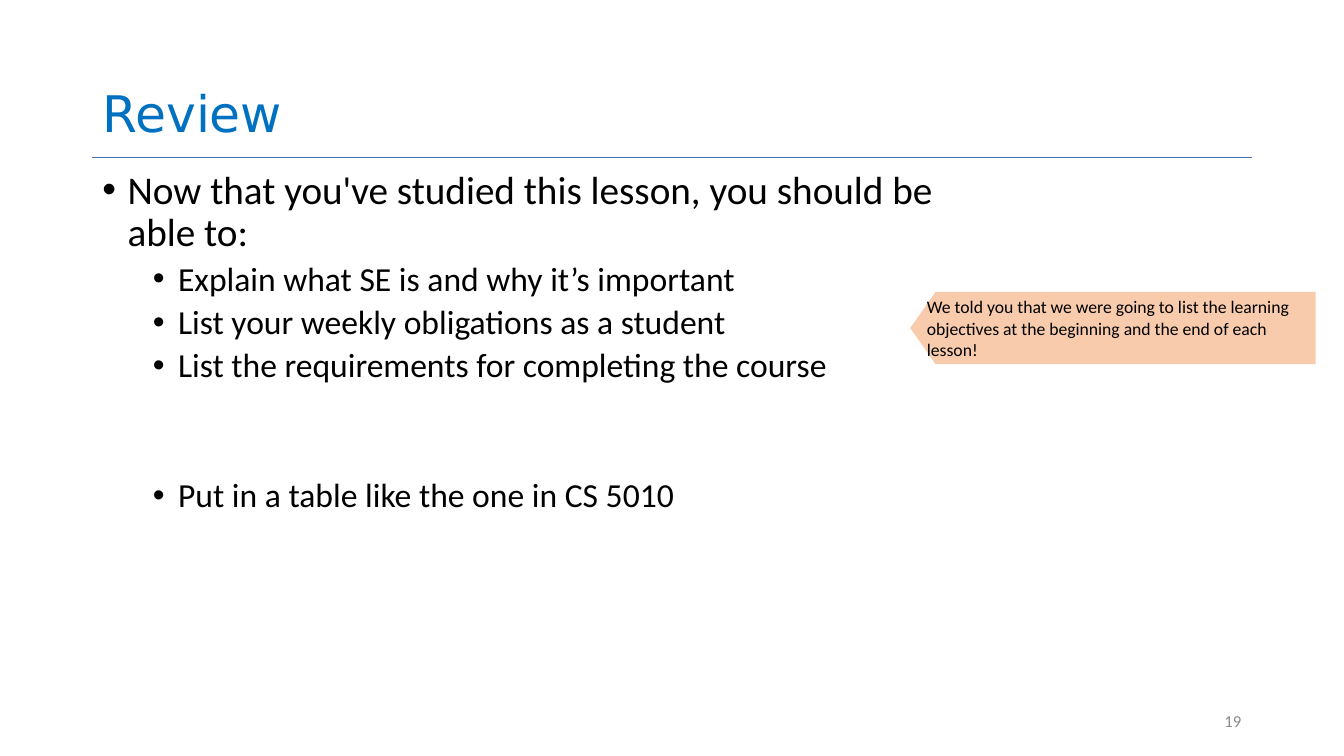
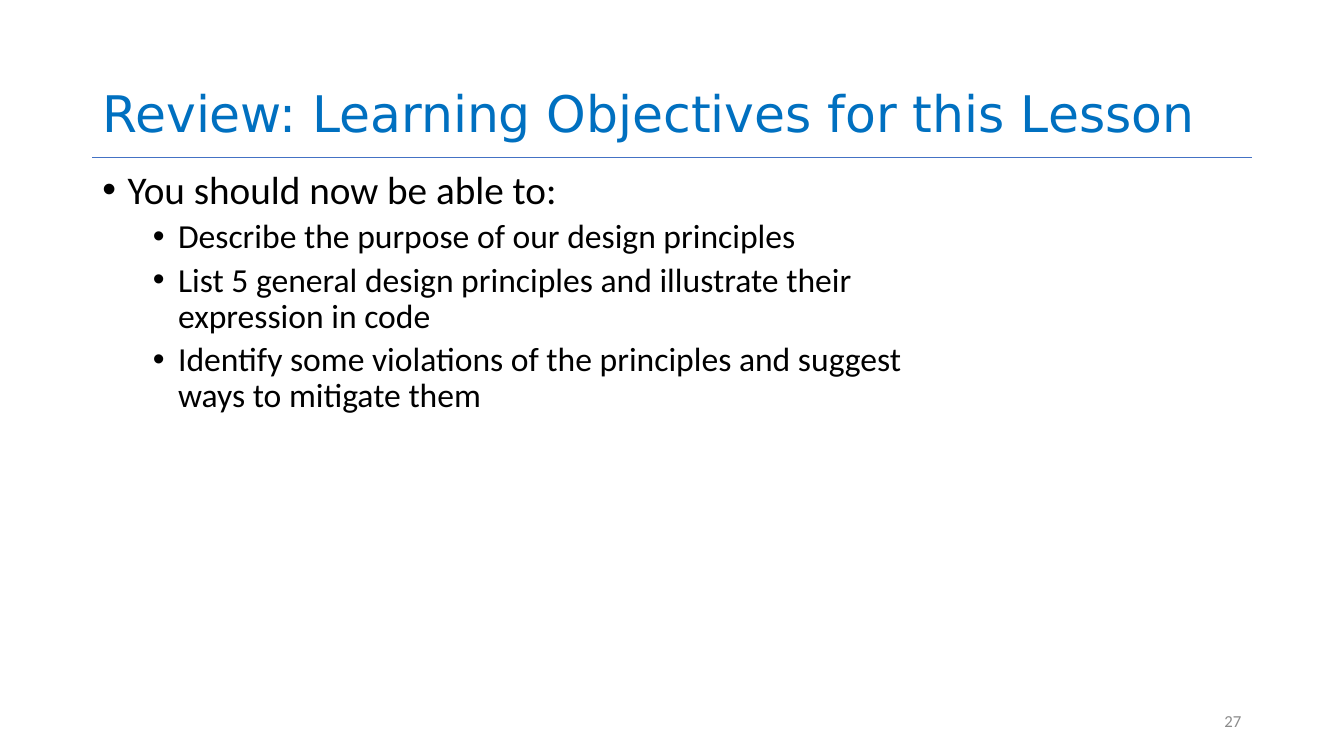
Before and after one commit to neu-se/CS4530-CS5500-Spring-2021, a slide deck: slide 27 of Slides/Lesson 1.2 General Program Design Principles.pptx (slide 19 before the commit). Drawn at 1344x756 pixels with LibreOffice and Linux fonts; fonts in the diff are those of the drawing. Boxes give left, top, right and bottom in pixels: in the first picture for what was removed or moved away, otherwise in the second. Text is boxed around its words. In the diff, an @@ line names an element or a change of style, - is before the commit and + after.

```diff
--- a/Slides/Lesson 1.2 General Program Design Principles.pptx
+++ b/Slides/Lesson 1.2 General Program Design Principles.pptx
@@ title at <box>102,93,1194,143</box>: text changed @@
-Review
+Review: Learning Objectives for this Lesson
@@ text at <box>128,176,901,413</box>: text changed @@
-• Now that you've studied this lesson, you should be able to:
-  • Explain what SE is and why it’s important
-  • List your weekly obligations as a student
-  • List the requirements for completing the course
-  • Put in a table like the one in CS 5010
+• You should now be able to:
+  • Describe the purpose of our design principles
+  • List 5 general design principles and illustrate their expression in code
+  • Identify some violations of the principles and suggest ways to mitigate them
@@ pentagon arrow removed at <box>910,292,1316,365</box> @@
-We told you that we were going to list the learning objectives at the beginning and the end of each lesson!
@@ page number at <box>1224,716,1241,727</box>: text changed @@
-19
+27
```
Also in this commit, not shown: 6 other slides changed, 8 slides added, 2 other files.
